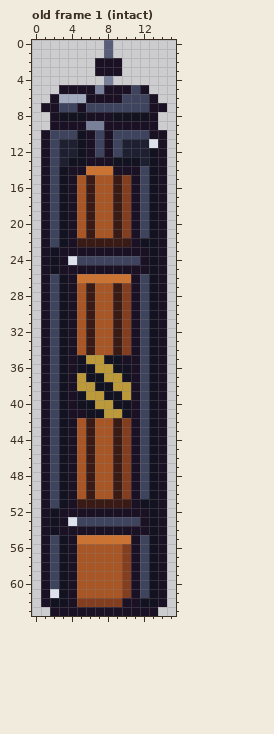
Pixel-art file: assets/source/props/stop_frame/prop_stop_frame_brace.ase. Above is the file before it was changed.
16x64 pixels, 1 frame. Shown: old frame 1 (intact). The commit also changed other frames, which this record leaves out.
And afterwards:
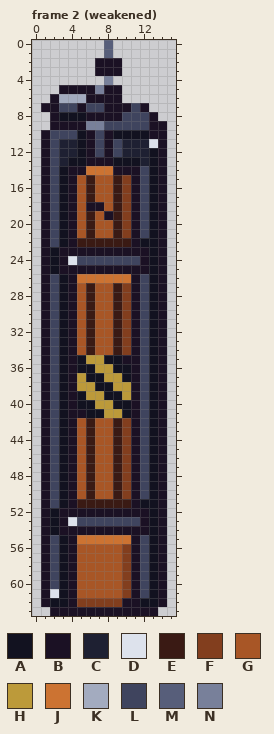
Palette (. is transparent): A #121220  B #1b1124  C #1e2032  D #dde2ec  E #3a1a14  F #823e1e  G #a85626  H #bc9a3a  J #cc7332  K #a3abbf  L #3f445e  M #575e7a  N #78809a
A new or re-ordered frame is compared with the old frame closest to it.
Difference:
frames 1 -> 4
Frame 2 (weakened) is new; against old frame 1 (intact):
y 5: x 10..12 BLB -> ...
y 6: x 10..13 LLLB -> ....
y 7: x 8..10 LLL -> BBB; x 12..14 LBB -> B..
y 8: x 9..12 AAAA -> BLLL
y 9: x 8..12 BBBBB -> LLLLL; x 14 . -> B
y 10: x 9..12 LLLL -> AAAA
y 18: x 6..7 EG -> BB
y 19: x 8 G -> B
